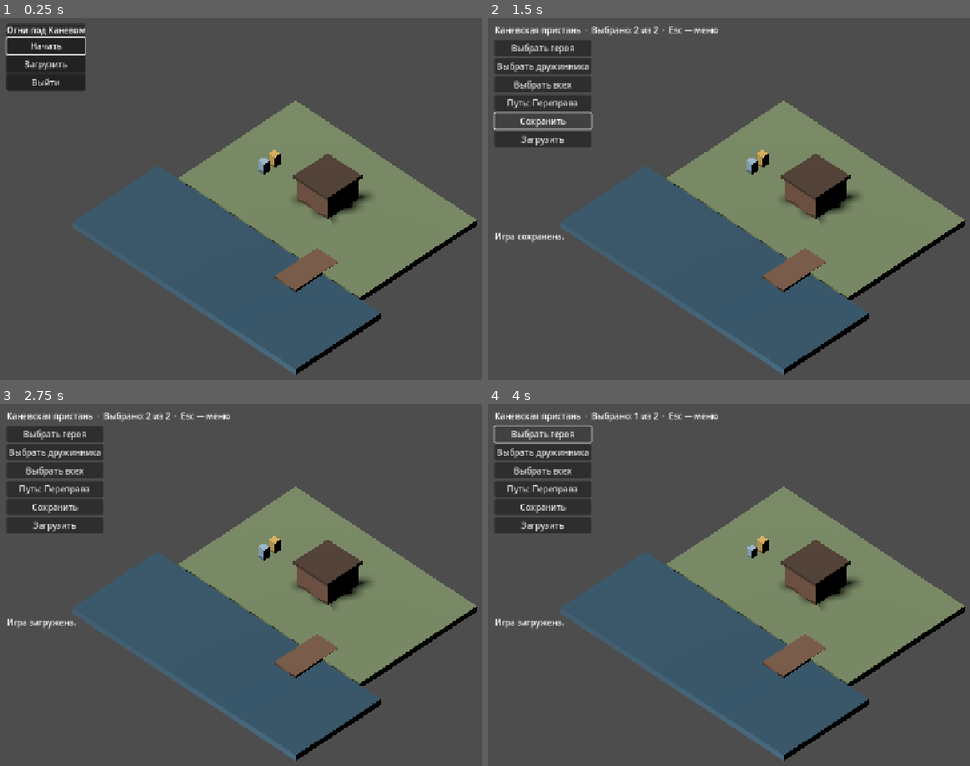
Above: before the commit, frames 1-4 (two rows, left to right).
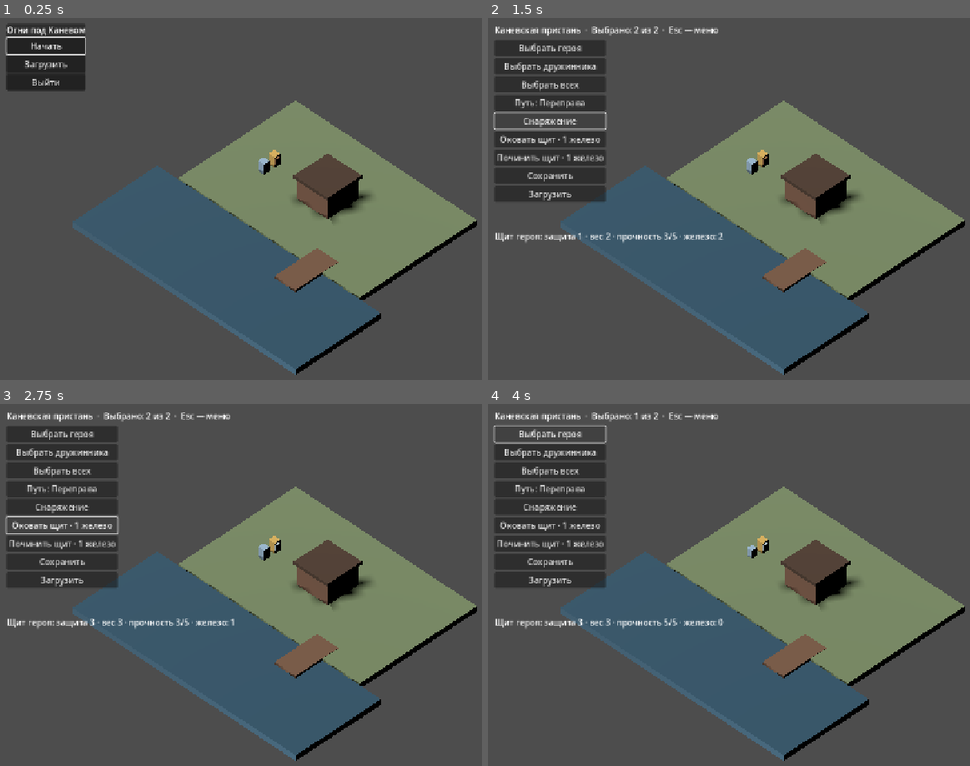
Above: after the commit, the same moments.

Repository: alexandervdanchenko-ai/dan_game
Game: Godot game, scene res://scenes/bootstrap.tscn
Two runs of this game, one before a commit and one after it. Both use one fixed random seed, a clock stepped at 60 frames per second and the inputs below.
Inputs (mouse positions are in pixels of both pictures, inside the frame that each line leads up to):
- Up to frame 1 (0.25 s): no input
- Up to frame 2 (1.5 s): click "Начать" at 0.5 s; click (550, 119) at 1.25 s, where only the run after the commit has a clickable "Снаряжение"
- Up to frame 3 (2.75 s): click (62, 527) at 2 s, where only the run after the commit has a clickable "Оковать щит · 1 железо"
- Up to frame 4 (4 s): click (550, 545) at 2.75 s, where only the run after the commit has a clickable "Починить щит · 1 железо"; click "Выбрать героя" at 3.5 s

The runs differ from the first frame. In frame 1, less than 0.1% of the frame differs, in the area x 56-58%, y 38-41%; in frame 2, 4.9%; in frame 3, 5.1%, in the area x 1-58%, y 6-63%; in frame 4, 4.9%.

Commit message:
feat: add Kanev smith and persistent shield upgrades

Diff:
--- a/game/bootstrap.gd
+++ b/game/bootstrap.gd
@@ -4,6 +4,7 @@
 const Campaign = preload("res://game/campaign/campaign_state.gd")
 const Saves = preload("res://game/campaign/save_store.gd")
 const Graph = preload("res://game/world/world_graph.gd")
+const Items = preload("res://game/items/item_service.gd")
 const Party = preload("res://game/party/party_state.gd")
 const Combat = preload("res://game/combat/combat_session.gd")
 const MEMBER_IDS: Array[String] = ["hero", "companion"]
@@ -17,6 +18,7 @@
 var roster := Party.new()
 var combat: RefCounted
 var enemy: MeshInstance3D
+var shield_mesh: MeshInstance3D
 var round_time: float = 0.0
 var resolve_left: int = 4
 var use_spear: bool = false
@@ -196,6 +198,10 @@
 				func() -> void: _travel(route_id)))
 	if state.current_location == "landing" and not state.flags.get("clue", false):
 		travel_panel.add_child(_button("Прочитать записку перевозчика", _discover_clue))
+	travel_panel.add_child(_button("Снаряжение", _show_inventory))
+	if state.current_location == "pier":
+		travel_panel.add_child(_button("Оковать щит · 1 железо", _upgrade_shield))
+		travel_panel.add_child(_button("Починить щит · 1 железо", _repair_shield))
 	travel_panel.add_child(_button("Сохранить", _save_slot))
 	travel_panel.add_child(_button("Загрузить", _load_slot))
 
@@ -246,6 +252,8 @@
 				spawn = Vector3(saved.x, marker.position.y, saved.z)
 		party.append(_box(spawn, Vector3(0.55, 0.9, 0.55), colors[index]))
 		orders.append(PackedVector2Array())
+	shield_mesh = null
+	_update_shield_model()
 
 func _travel(route_id: String) -> bool:
 	if combat != null:
@@ -257,6 +265,7 @@
 	candidate.current_location = route["to"]
 	candidate.entry = route["entry"]
 	candidate.flags = state.flags.duplicate(true)
+	candidate.inventory = state.inventory.duplicate(true)
 	var next_map := _stage_map(candidate)
 	if next_map == null:
 		message.text = "Путь недоступен. Дружина осталась на прежнем месте."
@@ -318,7 +327,9 @@
 	combat.active_members = roster.active_ids()
 	combat.paused = true
 	round_time = 0.0
-	resolve_left = 4
+	var shop := Items.new(state.inventory)
+	var shield: Dictionary = state.inventory["shield"]
+	resolve_left = 3 + int(shop.stats("shield")["defense"]) if shield["condition"] > 0 else 3
 	use_spear = false
 	for index in orders.size():
 		orders[index] = PackedVector2Array()
@@ -388,6 +399,7 @@
 				return
 	if threatened:
 		resolve_left -= 1
+		Items.new(state.inventory).absorb_wear()
 		if resolve_left == 0 and combat.retreat():
 			_finish_combat(false)
 			return
@@ -401,7 +413,8 @@
 		orders[index] = PackedVector2Array()
 	if victory:
 		state.flags["landing_victory"] = true
-		message.text = "Переправа отбита."
+		state.inventory["iron"] += 1
+		message.text = "Переправа отбита. Найдена заготовка железа."
 		_refresh_actions()
 		return
 	if _travel("landing_to_pier"):
@@ -421,3 +434,36 @@
 	combat_status.text = "%s  ·  Противник: %d  ·  Стойкость дружины: %d\nОружие: %s  ·  Герой: %s  ·  Дружинник: %s" % [
 		"Пауза" if combat.paused else "Бой", combat.enemy_health, resolve_left,
 		"копьё" if use_spear else "меч", shown[0], shown[1]]
+
+func _update_shield_model() -> void:
+	if shield_mesh != null:
+		shield_mesh.queue_free()
+	var shield: Dictionary = state.inventory["shield"]
+	var color := Color("#bac9d0") if shield["rim"] else Color("#996c43")
+	shield_mesh = _box(Vector3.ZERO, Vector3(0.13, 0.52, 0.48), color)
+	shield_mesh.reparent(party[0], false)
+	shield_mesh.position = Vector3(0.33, 0.05, 0)
+
+func _show_inventory() -> void:
+	var shop := Items.new(state.inventory)
+	var stats := shop.stats("shield")
+	var shield: Dictionary = state.inventory["shield"]
+	message.text = "Щит героя: защита %d · вес %d · прочность %d/%d · железо: %d" % [
+		stats["defense"], stats["weight"], shield["condition"], Items.MAX_CONDITION, state.inventory["iron"]]
+
+func _upgrade_shield() -> void:
+	if state.current_location != "pier" or combat != null:
+		return
+	if Items.new(state.inventory).apply_upgrade("shield", "rim", Items.SMITH):
+		_update_shield_model()
+		_show_inventory()
+	else:
+		message.text = "Щит уже окован или не хватает железа."
+
+func _repair_shield() -> void:
+	if state.current_location != "pier" or combat != null:
+		return
+	if Items.new(state.inventory).repair("shield", Items.SMITH):
+		_show_inventory()
+	else:
+		message.text = "Щит цел или не хватает железа."
--- a/game/campaign/campaign_state.gd
+++ b/game/campaign/campaign_state.gd
@@ -1,12 +1,14 @@
 class_name CampaignState
 extends RefCounted
 
+const Items = preload("res://game/items/item_service.gd")
 const SAVE_VERSION: int = 1
 
 var current_location: String = "pier"
 var entry: String = "default"
 var flags: Dictionary = {}
 var party_positions: Array[Vector3] = []
+var inventory := Items.starter_pack()
 
 func to_payload() -> Dictionary:
 	var positions: Array = []
@@ -18,6 +20,7 @@
 		"entry": entry,
 		"flags": flags.duplicate(),
 		"party_positions": positions,
+		"inventory": inventory.duplicate(true),
 	}
 
 func restore(payload: Dictionary) -> bool:
@@ -47,6 +50,10 @@
 			return false
 		restored_positions.append(position)
 
+	var bag: Variant = payload.get("inventory", Items.starter_pack())
+	if not Items.validate(bag):
+		return false
+	inventory = bag.duplicate(true)
 	current_location = location_value
 	entry = entry_value
 	flags = saved_flags.duplicate()
--- /dev/null
+++ b/game/items/item_service.gd
@@ -0,0 +1,51 @@
+extends RefCounted
+
+const SMITH := "kanev_smith"
+const MAX_CONDITION := 5
+var inventory: Dictionary
+
+func _init(bag: Dictionary) -> void:
+	inventory = bag
+
+static func starter_pack() -> Dictionary:
+	return {"iron": 2, "shield": {"owner": "hero", "condition": 3, "rim": false}}
+
+static func validate(bag: Variant) -> bool:
+	if not bag is Dictionary or not _whole_number(bag.get("iron"), 999):
+		return false
+	var shield: Variant = bag.get("shield")
+	return shield is Dictionary and shield.get("owner") == "hero" \
+		and _whole_number(shield.get("condition"), MAX_CONDITION) and shield.get("rim") is bool
+
+static func _whole_number(value: Variant, maximum: int) -> bool:
+	return (value is int or value is float) and value >= 0 and value <= maximum and value == floorf(value)
+
+func stats(item_id: String) -> Dictionary:
+	if item_id != "shield":
+		return {}
+	var shield: Dictionary = inventory[item_id]
+	return {"defense": 1 + (2 if shield["rim"] else 0), "weight": 2 + (1 if shield["rim"] else 0)}
+
+func apply_upgrade(item_id: String, recipe_id: String, smith_id: String) -> bool:
+	if item_id != "shield" or recipe_id != "rim" or smith_id != SMITH or inventory["iron"] < 1:
+		return false
+	var shield: Dictionary = inventory[item_id]
+	if shield["rim"]:
+		return false
+	shield["rim"] = true
+	inventory["iron"] -= 1
+	return true
+
+func repair(item_id: String, smith_id: String) -> bool:
+	if item_id != "shield" or smith_id != SMITH or inventory["iron"] < 1:
+		return false
+	var shield: Dictionary = inventory[item_id]
+	if shield["condition"] == MAX_CONDITION:
+		return false
+	shield["condition"] = MAX_CONDITION
+	inventory["iron"] -= 1
+	return true
+
+func absorb_wear() -> void:
+	var shield: Dictionary = inventory["shield"]
+	shield["condition"] = maxi(0, int(shield["condition"]) - 1)
--- /dev/null
+++ b/tests/craft_smoke.gd
@@ -0,0 +1,26 @@
+extends SceneTree
+
+const State = preload("res://game/campaign/campaign_state.gd")
+
+func _initialize() -> void:
+	call_deferred("_exercise")
+
+func _exercise() -> void:
+	var legacy := State.new().to_payload()
+	legacy.erase("inventory")
+	assert(State.new().restore(legacy))
+	var game: Node = load("res://scenes/bootstrap.tscn").instantiate()
+	root.add_child(game)
+	game.start_button.pressed.emit()
+	game._upgrade_shield()
+	game._repair_shield()
+	assert(game.state.inventory["iron"] == 0)
+	assert(game._travel("pier_to_landing"))
+	var slot := "craft-test-%d" % Time.get_ticks_usec()
+	assert(game._save_slot(slot) and game._load_slot(slot))
+	assert(game.state.inventory["shield"]["rim"])
+	assert(game.state.inventory["shield"]["condition"] == 5)
+	game._begin_combat()
+	assert(game.resolve_left == 6)
+	print("PASS: existing save, smith, travel, reload and combat protection")
+	quit()
--- /dev/null
+++ b/tests/items.gd
@@ -0,0 +1,17 @@
+extends SceneTree
+
+const Items = preload("res://game/items/item_service.gd")
+
+func _initialize() -> void:
+	var bag := Items.starter_pack()
+	var shop := Items.new(bag)
+	assert(not shop.apply_upgrade("shield", "rim", "stranger"))
+	assert(bag["iron"] == 2)
+	assert(shop.apply_upgrade("shield", "rim", "kanev_smith"))
+	assert(shop.stats("shield") == {"defense": 3, "weight": 3})
+	assert(not shop.apply_upgrade("shield", "rim", "kanev_smith"))
+	assert(bag["iron"] == 1)
+	assert(shop.repair("shield", "kanev_smith"))
+	assert(bag["shield"]["condition"] == 5 and bag["iron"] == 0)
+	print("PASS: upgrade, rejection, cost and repair")
+	quit()
